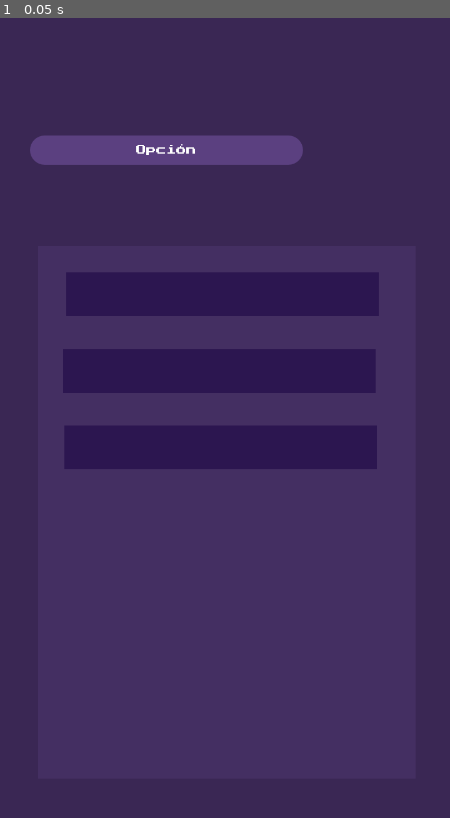
Above: before the commit, frame 1.
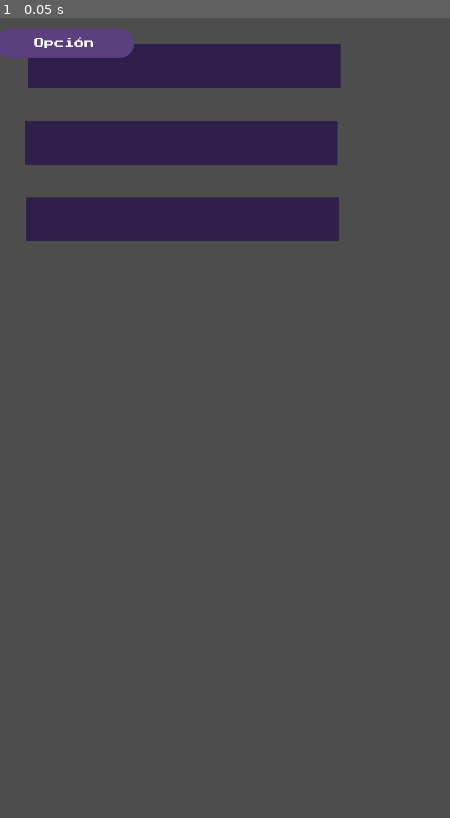
Above: after the commit, the same moment.

Repository: TonyCast2005/Galileo
Game: Godot game, scene res://escenas/Tipos_preguntas/Arrastrar_y_Soltar/ArrastrarSoltar.tscn
Two runs of this game, one before a commit and one after it. Both use one fixed random seed, a clock stepped at 60 frames per second and the inputs below. This scene is started directly instead of the project's main scene.
Inputs:
- Up to frame 1 (0.05 s): no input

The runs differ from the first frame. In frame 1, 91% of the frame differs, in the area x 0-100%, y 0-100%.

Commit message:
respaldo

Diff:
--- a/galileo/escenas/Tipos_preguntas/Arrastrar_y_Soltar/ArrastrarSoltar.tscn
+++ b/galileo/escenas/Tipos_preguntas/Arrastrar_y_Soltar/ArrastrarSoltar.tscn
@@ -1,22 +1,12 @@
-[gd_scene load_steps=5 format=3 uid="uid://dyq24olsg6i6p"]
+[gd_scene load_steps=4 format=3 uid="uid://dyq24olsg6i6p"]
 
 [ext_resource type="PackedScene" uid="uid://58a32yh47ao7" path="res://escenas/Tipos_preguntas/Arrastrar_y_Soltar/bloque.tscn" id="1_6mnkq"]
 [ext_resource type="Script" uid="uid://bmt4wekmaxqgc" path="res://escenas/Tipos_preguntas/Arrastrar_y_Soltar/zona_trabajo.gd" id="1_rcjtp"]
 [ext_resource type="PackedScene" uid="uid://3q5foyvs857i" path="res://escenas/Tipos_preguntas/Arrastrar_y_Soltar/recipiente.tscn" id="2_mgacq"]
 
-[sub_resource type="StyleBoxFlat" id="StyleBoxFlat_1pj5n"]
-bg_color = Color(0.268047, 0.183392, 0.384134, 1)
-
-[node name="ArrastrarSoltar" type="Control"]
-layout_mode = 3
-anchors_preset = 15
-anchor_right = 1.0
-anchor_bottom = 1.0
-grow_horizontal = 2
-grow_vertical = 2
+[node name="ArrastrarSoltar" type="Node2D"]
 
 [node name="ColorRect" type="ColorRect" parent="."]
-layout_mode = 1
 anchors_preset = 15
 anchor_right = 1.0
 anchor_bottom = 1.0
@@ -24,13 +14,7 @@
 grow_vertical = 2
 color = Color(0.227451, 0.152941, 0.329412, 1)
 
-[node name="zonaTrabajo" type="Panel" parent="."]
-layout_mode = 0
-offset_left = 61.0
-offset_top = 365.0
-offset_right = 665.0
-offset_bottom = 1217.0
-theme_override_styles/panel = SubResource("StyleBoxFlat_1pj5n")
+[node name="zonaTrabajo" type="Node2D" parent="."]
 script = ExtResource("1_rcjtp")
 
 [node name="Recipiente" parent="zonaTrabajo" instance=ExtResource("2_mgacq")]
@@ -42,12 +26,6 @@
 [node name="Recipiente3" parent="zonaTrabajo" instance=ExtResource("2_mgacq")]
 position = Vector2(292, 322)
 
-[node name="contenedorOpc" type="VBoxContainer" parent="."]
-layout_mode = 0
-offset_left = 43.0
-offset_top = 171.0
-offset_right = 666.0
-offset_bottom = 331.0
+[node name="contenedorOpc" type="Node2D" parent="."]
 
-[node name="Panel" parent="contenedorOpc" instance=ExtResource("1_6mnkq")]
-layout_mode = 2
+[node name="Bloque" parent="contenedorOpc" instance=ExtResource("1_6mnkq")]
--- /dev/null
+++ b/galileo/escenas/Tipos_preguntas/Arrastrar_y_Soltar/bloque.gd
@@ -0,0 +1,35 @@
+extends Node2D
+
+@onready var label := $Label
+var is_dragging := false
+var mouse_offset := Vector2.ZERO
+
+func _input(event):
+	if event is InputEventMouseButton and event.button_index == MOUSE_BUTTON_LEFT:
+		if event.pressed and label.get_rect().has_point(to_local(event.position)):
+			is_dragging = true
+			mouse_offset = event.position - global_position
+			label.modulate = Color(1, 1, 0.7)
+		elif not event.pressed and is_dragging:
+			is_dragging = false
+			label.modulate = Color(1, 1, 1)
+			_snap_to_drop_zone()
+
+func _process(_delta):
+	if is_dragging:
+		global_position = get_global_mouse_position() - mouse_offset
+
+func _snap_to_drop_zone():
+	var space_state = get_world_2d().direct_space_state
+	var query := PhysicsPointQueryParameters2D.new()
+	query.position = global_position
+	query.collide_with_areas = true
+	var result = space_state.intersect_point(query)
+
+	for hit in result:
+		if hit.collider.is_in_group("dropable"):
+			print("✅ Bloque soltado en recipiente")
+			var tween := get_tree().create_tween()
+			tween.tween_property(self, "global_position", hit.collider.global_position, 0.2)
+			return
+	print("❌ Bloque soltado fuera de recipientes")
--- a/galileo/escenas/Tipos_preguntas/Arrastrar_y_Soltar/bloque.tscn
+++ b/galileo/escenas/Tipos_preguntas/Arrastrar_y_Soltar/bloque.tscn
@@ -1,6 +1,6 @@
 [gd_scene load_steps=4 format=3 uid="uid://58a32yh47ao7"]
 
-[sub_resource type="StyleBoxEmpty" id="StyleBoxEmpty_qbxhm"]
+[ext_resource type="Script" uid="uid://3wa0xcwmvlmi" path="res://escenas/Tipos_preguntas/Arrastrar_y_Soltar/bloque.gd" id="1_qbxhm"]
 
 [sub_resource type="StyleBoxFlat" id="StyleBoxFlat_a7f2l"]
 bg_color = Color(0.356912, 0.251651, 0.502396, 1)
@@ -47,8 +47,8 @@
 	var result = space_state.intersect_point(query)
 
 	for hit in result:
-		if hit.collider.is_in_group(\"drop_zone\"):
-			print(\"✅ ¡Bloque soltado en un recipiente!\")
+		if hit.collider.is_in_group(\"dropable\"):
+			print(\"Bloque soltado en un recipiente\")
 
 			# Suaviza el encaje con un tween (opcional)
 			var tween := get_tree().create_tween()
@@ -56,17 +56,14 @@
 
 			return
 
-	print(\"❌ Bloque soltado fuera de recipientes\")
+	print(\"Bloque soltado fuera de recipientes\")
 "
 
-[node name="Panel" type="Panel"]
-offset_right = 296.0
-offset_bottom = 100.0
-theme_override_styles/panel = SubResource("StyleBoxEmpty_qbxhm")
+[node name="Bloque" type="Node2D"]
+script = ExtResource("1_qbxhm")
 
-[node name="bloque" type="Label" parent="."]
+[node name="Label" type="Label" parent="."]
 custom_minimum_size = Vector2(60, 10)
-layout_mode = 1
 anchors_preset = -1
 anchor_left = 0.019
 anchor_top = 0.027
--- a/galileo/escenas/Tipos_preguntas/Arrastrar_y_Soltar/objeto.tscn
+++ /dev/null
@@ -1,21 +0,0 @@
-[gd_scene load_steps=3 format=3 uid="uid://qkyr5o7bw830"]
-
-[ext_resource type="Script" uid="uid://pedbsk85wrqy" path="res://escenas/Tipos_preguntas/Arrastrar_y_Soltar/objeto.gd" id="1_rsndn"]
-[ext_resource type="Texture2D" uid="uid://c4x6cnwbro0cg" path="res://assets/sprites/ui/serpentina.png" id="2_fonxa"]
-
-[node name="Objeto" type="Node2D"]
-script = ExtResource("1_rsndn")
-
-[node name="Sprite2D" type="Sprite2D" parent="."]
-position = Vector2(413, 296)
-scale = Vector2(0.269531, 0.277344)
-texture = ExtResource("2_fonxa")
-
-[node name="Area2D" type="Area2D" parent="."]
-
-[node name="CollisionShape2D" type="CollisionShape2D" parent="Area2D"]
-
-[connection signal="body_entered" from="Area2D" to="." method="_on_area_2d_body_entered"]
-[connection signal="body_exited" from="Area2D" to="." method="_on_area_2d_body_exited"]
-[connection signal="mouse_entered" from="Area2D" to="." method="_on_area_2d_mouse_entered"]
-[connection signal="mouse_exited" from="Area2D" to="." method="_on_area_2d_mouse_exited"]
--- a/galileo/escenas/Tipos_preguntas/Arrastrar_y_Soltar/recipiente.tscn
+++ b/galileo/escenas/Tipos_preguntas/Arrastrar_y_Soltar/recipiente.tscn
@@ -11,13 +11,13 @@
 [sub_resource type="RectangleShape2D" id="RectangleShape2D_1gck5"]
 size = Vector2(250, 35)
 
-[node name="Recipiente" type="Area2D"]
+[node name="Recipiente" type="Area2D" groups=["dropable"]]
 texture_filter = 2
 material = SubResource("CanvasItemMaterial_1gck5")
 position = Vector2(0, 181)
 script = ExtResource("1_1gck5")
 
-[node name="CollisionShape2D" type="CollisionShape2D" parent="."]
+[node name="CollisionShape2D" type="CollisionShape2D" parent="." groups=["dropable"]]
 shape = SubResource("RectangleShape2D_1gck5")
 disabled = true
 
@@ -30,3 +30,6 @@
 grow_vertical = 2
 pivot_offset = Vector2(168, 46)
 color = Color(0.334851, 0.236818, 0.475699, 1)
+
+[connection signal="body_entered" from="." to="." method="_on_body_entered"]
+[connection signal="body_exited" from="." to="." method="_on_body_exited"]
--- a/galileo/escenas/Tipos_preguntas/Arrastrar_y_Soltar/zona_trabajo.gd
+++ b/galileo/escenas/Tipos_preguntas/Arrastrar_y_Soltar/zona_trabajo.gd
@@ -1,4 +1,4 @@
-extends Panel
+extends Node2D
 
 func can_drop_data(at_position, data):
 	return data.has("tipo") and data["tipo"] == "bloque"
Not shown, added: galileo/escenas/Tipos_preguntas/Arrastrar_y_Soltar/bloque.gd.uid
